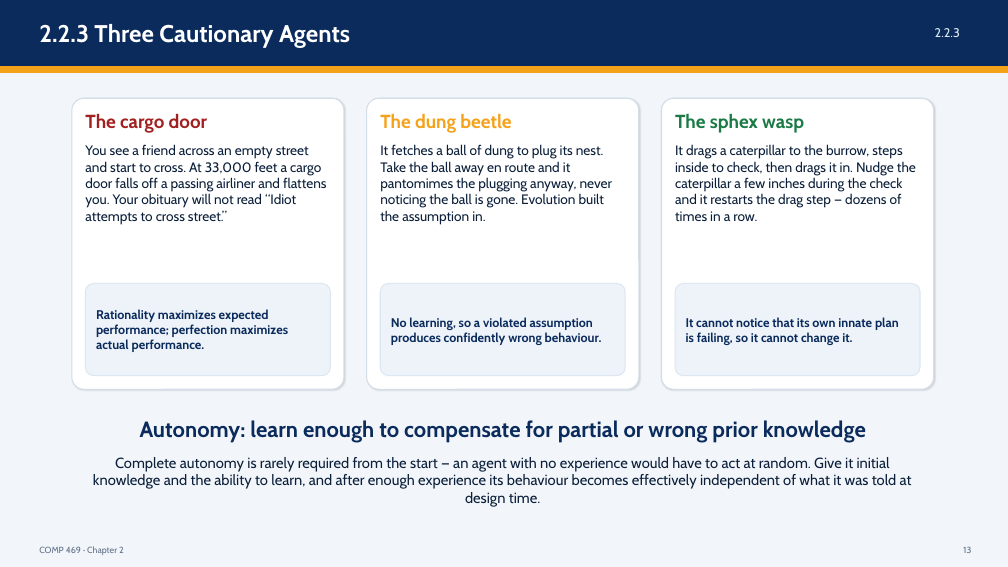
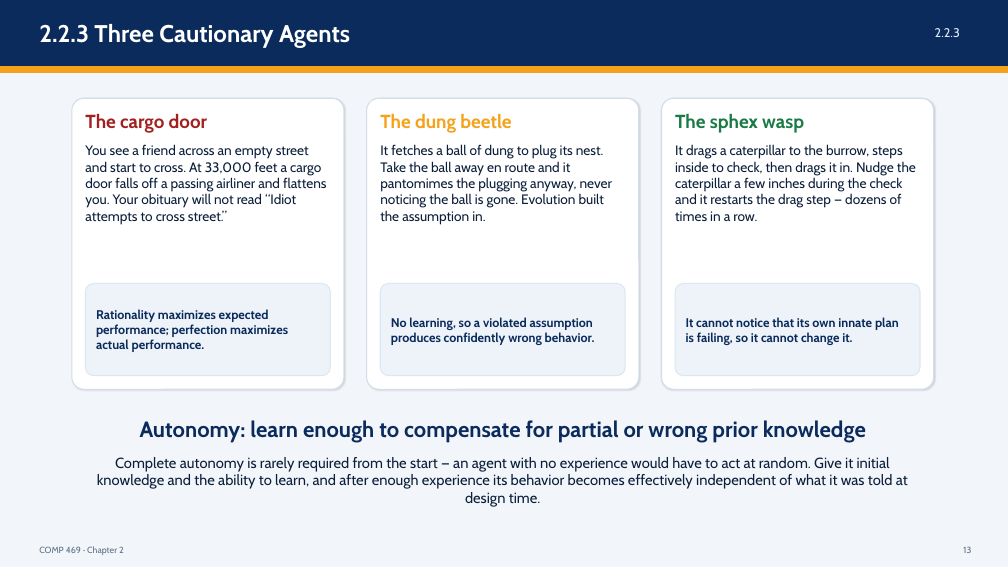
Before and after one commit to DrNatas/Comp_469, a slide deck: slide 13 of Fall 2026/L02 - Intelligent Agents/Chapter 2 - Intelligent Agents.pptx. Drawn at 1008x567 pixels with LibreOffice and Linux fonts; fonts in the diff are those of the drawing. Boxes give left, top, right and bottom in pixels: in the first picture for what was removed or moved away, otherwise in the second. Text is boxed around its words. In the diff, an @@ line names an element or a change of style, - is before the commit and + after.

```diff
--- a/Fall 2026/L02 - Intelligent Agents/Chapter 2 - Intelligent Agents.pptx
+++ b/Fall 2026/L02 - Intelligent Agents/Chapter 2 - Intelligent Agents.pptx
@@ text at <box>391,317,595,345</box>: text changed @@
-No learning, so a violated assumption produces confidently wrong behaviour.
+No learning, so a violated assumption produces confidently wrong behavior.
@@ text at <box>97,457,908,507</box>: text changed @@
-Complete autonomy is rarely required from the start — an agent with no experience would have to act at random. Give it initial knowledge and the ability to learn, and after enough experience its behaviour becomes effectively independent of what it was told at design time.
+Complete autonomy is rarely required from the start — an agent with no experience would have to act at random. Give it initial knowledge and the ability to learn, and after enough experience its behavior becomes effectively independent of what it was told at design time.
```
Also in this commit, not shown: 37 other slides changed, 2 other files.
